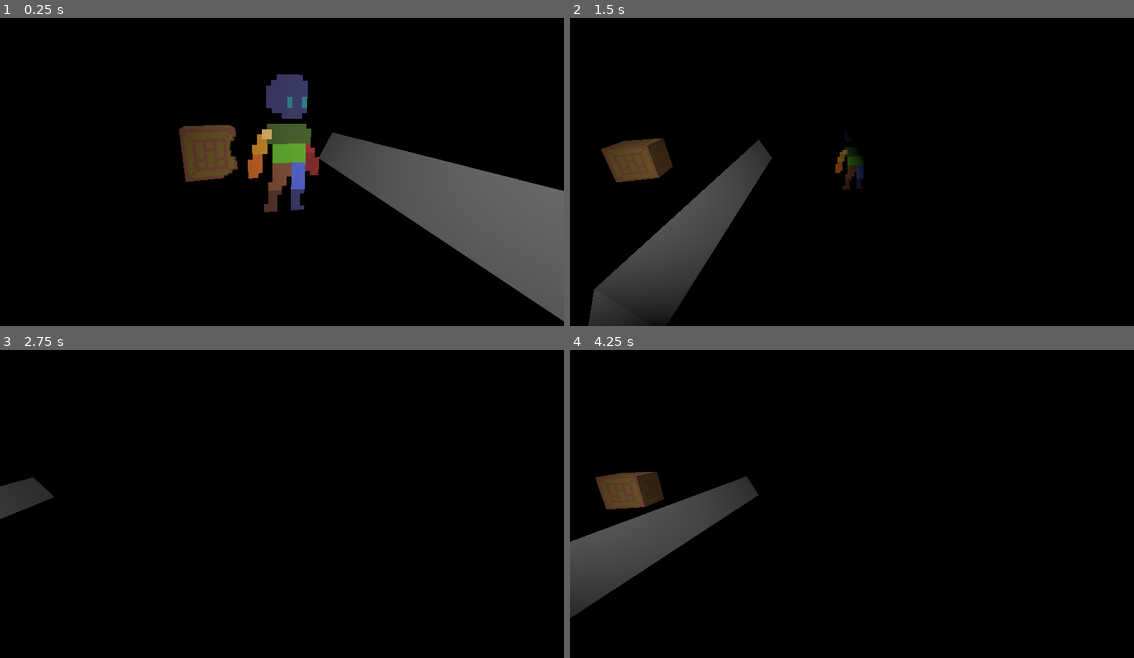
Above: before the commit, frames 1-4 (two rows, left to right).
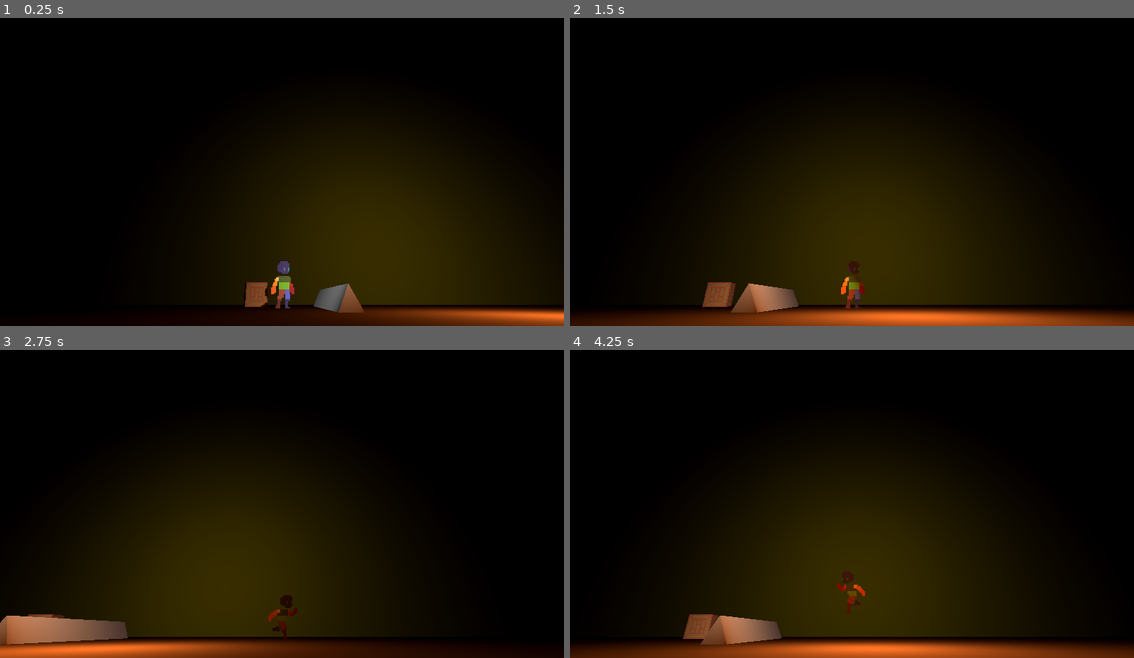
Above: after the commit, the same moments.

Repository: AurelienJuille/PE-A23
Game: Godot game, scene res://LEVELS/test_room.tscn
The game is run twice, just before and just after one commit, with the same random seed, the same clock (stepped at 60 frames per second) and the same inputs.
Inputs:
- Up to frame 1 (0.25 s): no input
- Up to frame 2 (1.5 s): hold Right (ui_right) 0.53-1.28 s; tap Space (JUMP) at 0.77 s; hold Down (ui_down) from 1.28 s (still down)
- Up to frame 3 (2.75 s): tap Space (JUMP) at 1.52 s; release Down (ui_down) at 2.03 s; hold Right (ui_right) from 2.03 s (still down)
- Up to frame 4 (4.25 s): release Right (ui_right) at 2.78 s; hold Up (ui_up) 2.78-3.53 s; tap Space (JUMP) at 3.02, 3.77 s; hold Left (ui_left) from 3.53 s (still down)

The runs differ from the first frame. In frame 1, 35% of the frame differs, in the area x 31-100%, y 18-100%; in frame 2, 37%, in the area x 0-100%, y 37-100%; in frame 3, 30%; in frame 4, 36%.

Commit message:
update

Diff:
--- a/Camera3Dtest.gd
+++ b/Camera3Dtest.gd
@@ -2,15 +2,21 @@
 
 var timer = .0
 var target = Vector3.ZERO
-var offset = Vector3.ZERO
+var cameraTransition = Vector3.ZERO
+@export var yPosition : float
+@export var yRotation : float
+@export var height : float
+@export var distanceFromPlayer : float
 
 func _physics_process(delta):
+	var cameraPositionOffset = Vector3(0,height,distanceFromPlayer)
 	var player_pos = get_parent().get_node("PLAYER").global_position
-	offset = lerp(offset, target, .05)
-	position = Vector3(player_pos.x, 0, player_pos.z) + offset
-	look_at(Vector3(player_pos.x, 0.1, player_pos.z))
+	cameraTransition = lerp(cameraTransition, target, .3)
+	position = Vector3(player_pos.x, yPosition, player_pos.z) + cameraTransition + cameraPositionOffset
+	look_at(Vector3(player_pos.x, yRotation, player_pos.z))
 
 	timer -= delta
-	if timer <= .0:
-		target = Vector3(randf_range(-.2, .2), randf_range(.3, .5), .8)
-		timer = 3.0
+
+#	if timer <= .0:
+#		target = Vector3(randf_range(-0, 0), randf_range(0, 0), .8)
+#		timer = 3.0
--- a/LEVELS/test_room.tscn
+++ b/LEVELS/test_room.tscn
@@ -135,7 +135,7 @@
 shape = SubResource("ConcavePolygonShape3D_4v6q3")
 
 [node name="WALL" type="MeshInstance3D" parent="."]
-transform = Transform3D(1, 0, 0, 0, 1, 0, 0, 0, 1, 0, 25, -1)
+transform = Transform3D(1, 0, 0, 0, 1, 0, 0, 0, 1, 0, 7.99028, -1)
 mesh = SubResource("QuadMesh_7jkxn")
 
 [node name="StaticBody3D" type="StaticBody3D" parent="WALL"]
@@ -188,5 +188,21 @@
 
 [node name="Camera3D" type="Camera3D" parent="."]
 transform = Transform3D(0.967418, 0.0797033, -0.240311, 0, 0.949157, 0.314804, 0.253184, -0.304547, 0.918231, -0.270071, 0.391879, 0.683361)
+fov = 64.8
 size = 0.1
+near = 0.009
 script = ExtResource("3_jbpgo")
+yPosition = 0.745
+yRotation = 1.0
+height = -0.69
+distanceFromPlayer = 1.8
+
+[node name="Timeline Contol" type="Node2D" parent="."]
+
+[node name="OmniLight3D" type="OmniLight3D" parent="."]
+transform = Transform3D(1, 0, 0, 0, 1, 0, 0, 0, 1, 1, 0.464452, 0.844931)
+light_color = Color(1, 0.454902, 0.141176, 1)
+light_energy = 0.43
+light_indirect_energy = 0.838
+omni_range = 4.619
+omni_attenuation = 3.86374
--- a/project.godot
+++ b/project.godot
@@ -48,3 +48,4 @@
 [rendering]
 
 environment/volumetric_fog/volume_size=256
+environment/defaults/default_clear_color=Color(0.301961, 0.301961, 0.301961, 1)
